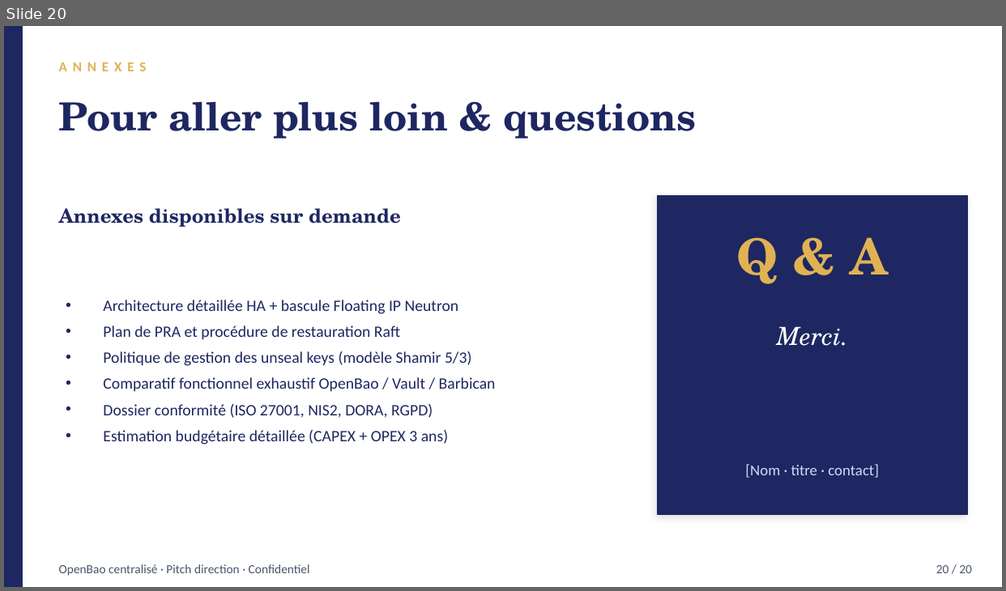
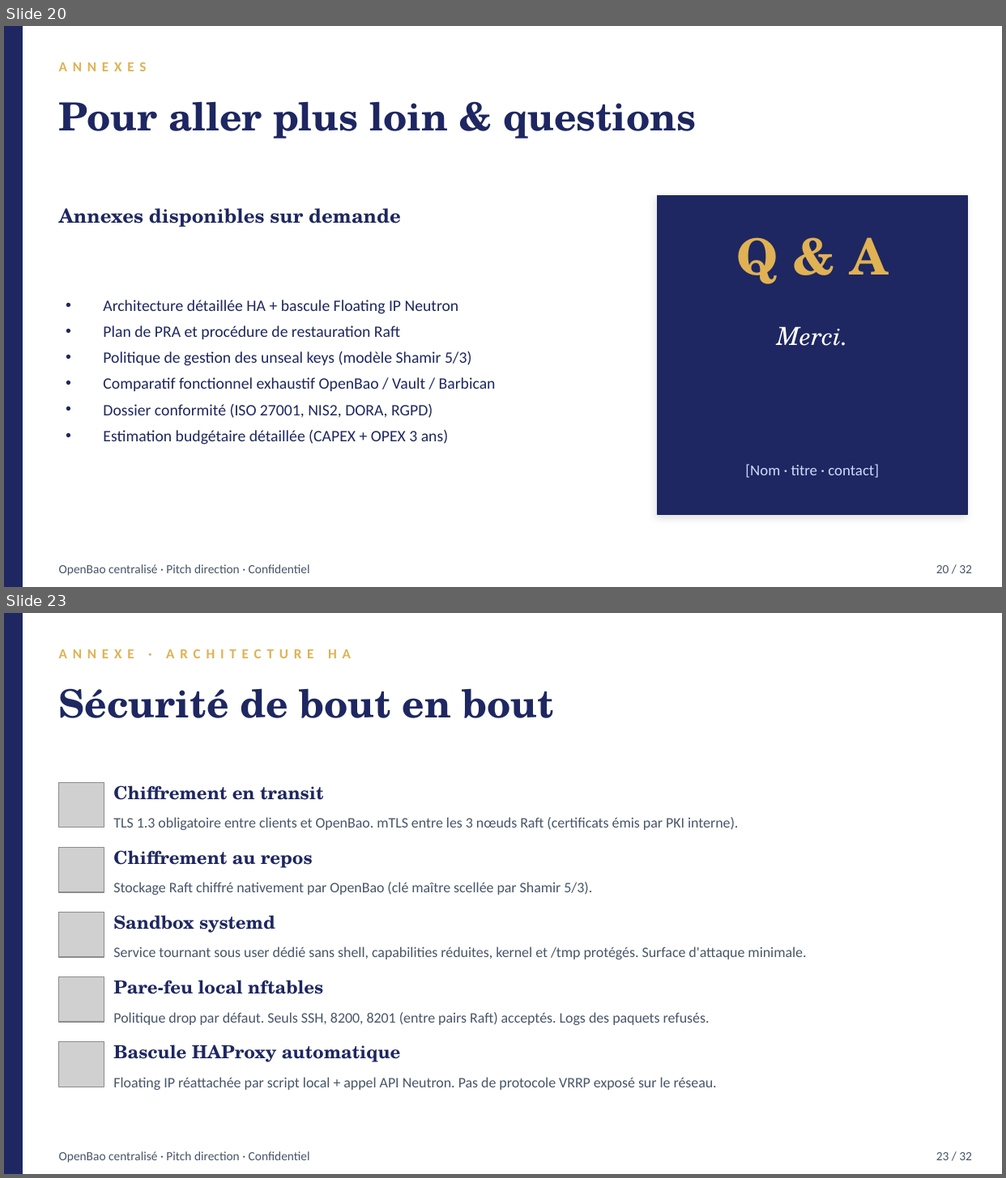
Before and after one commit to massinissa-boutrig/OpenBao, a slide deck: OpenBao-vs-Barbican.pptx. Shown one above the other, each under a label of ours: slide 20 before the commit, slides 20 and 23 after it; the slides between them are not shown. The pictures are 1006x591 and 1006x1178 pixels, drawn with LibreOffice and Linux fonts; fonts in the diff are those of the drawing; grey boxes stand for pictures. Boxes give left, top, right and bottom in pixels: in the first picture for what was removed or moved away, otherwise in the second. Text is boxed around its words. In the diff, an @@ line names an element or a change of style, - is before the commit and + after.

```diff
--- a/OpenBao-vs-Barbican.pptx
+++ b/OpenBao-vs-Barbican.pptx
@@ slide 23 added at (4, 613, 1002, 1174), background #FFFFFF @@
@@ rectangle added at (4, 613, 22, 1174), fill #1E2761, outline #1E2761 1 pt @@
@@ text added at (59, 649, 351, 658), 10 pt, text #E0B254, bold @@
+ANNEXE · ARCHITECTURE HA
@@ text added at (59, 688, 554, 718), 28 pt, text #1E2761, bold @@
+Sécurité de bout en bout
@@ picture added at (59, 782, 104, 828) @@
@@ text added at (113, 786, 324, 800), 13 pt, text #1E2761, bold @@
+Chiffrement en transit
@@ text added at (113, 817, 738, 830), 10.5 pt, text #475569 @@
+TLS 1.3 obligatoire entre clients et OpenBao. mTLS entre les 3 nœuds Raft (certificats émis par PKI interne).
@@ picture added at (59, 848, 104, 892) @@
@@ text added at (113, 850, 313, 868), 13 pt, text #1E2761, bold @@
+Chiffrement au repos
@@ text added at (113, 882, 592, 895), 10.5 pt, text #475569 @@
+Stockage Raft chiffré nativement par OpenBao (clé maître scellée par Shamir 5/3).
@@ picture added at (59, 913, 104, 957) @@
@@ text added at (113, 915, 275, 933), 13 pt, text #1E2761, bold @@
+Sandbox systemd
@@ text added at (113, 947, 806, 960), 10.5 pt, text #475569 @@
+Service tournant sous user dédié sans shell, capabilities réduites, kernel et /tmp protégés. Surface d'attaque minimale.
@@ picture added at (59, 977, 104, 1022) @@
@@ text added at (113, 980, 323, 995), 13 pt, text #1E2761, bold @@
+Pare-feu local nftables
@@ text added at (113, 1012, 710, 1025), 10.5 pt, text #475569 @@
+Politique drop par défaut. Seuls SSH, 8200, 8201 (entre pairs Raft) acceptés. Logs des paquets refusés.
@@ picture added at (59, 1042, 104, 1087) @@
@@ text added at (113, 1045, 401, 1063), 13 pt, text #1E2761, bold @@
+Bascule HAProxy automatique
@@ text added at (113, 1077, 717, 1090), 10.5 pt, text #475569 @@
+Floating IP réattachée par script local + appel API Neutron. Pas de protocole VRRP exposé sur le réseau.
@@ text added at (59, 1152, 310, 1163), 9 pt, text #475569 @@
+OpenBao centralisé · Pitch direction · Confidentiel
@@ text added at (936, 1152, 972, 1161), 9 pt, text #475569 @@
+23 / 32
@@ slide 20 changed as well @@
@@ text at (936, 565, 972, 574): text changed @@
-20 / 20
+20 / 32
```
Also in this commit, not shown: 18 other slides changed, 11 other slides added.
